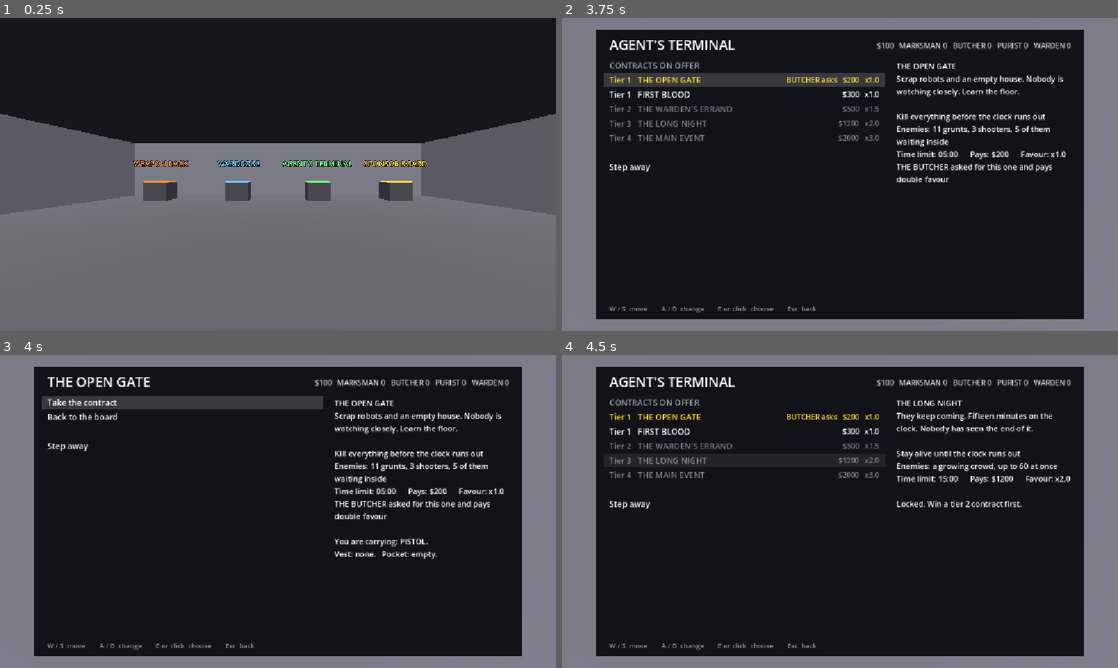
Above: before the commit, frames 1-4 (two rows, left to right).
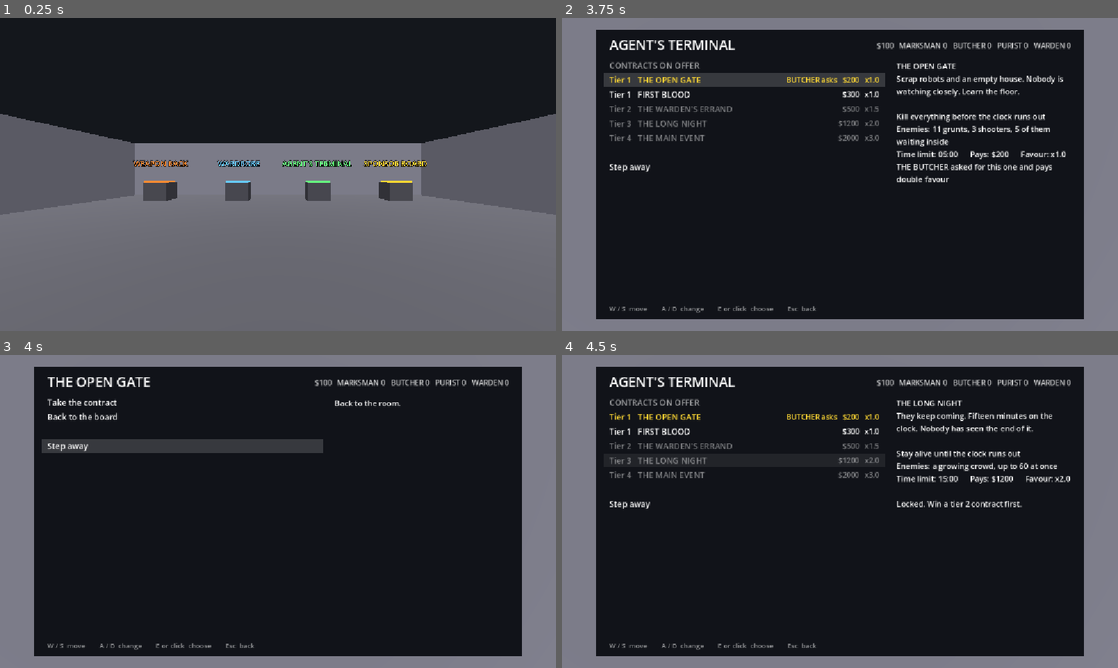
Above: after the commit, the same moments.

Repository: CaptainTiki/Arena
Game: Godot game, scene res://game/game.tscn
Two runs of this game, one before a commit and one after it. Both use one fixed random seed, a clock stepped at 60 frames per second and the inputs below.
Inputs (mouse positions are in pixels of both pictures, inside the frame that each line leads up to):
- Up to frame 1 (0.25 s): no input
- Up to frame 2 (3.75 s): tap Enter (ui_accept) at 0.5, 0.77, 1.52, 2.75, 3.02, 3.5 s; move the mouse to (867, 174) at 0.52 s; hold Space (dash) 0.53-1.28 s; hold W (move_forward) from 0.53 s (still down); click (867, 174) at 0.8 s; move the mouse to (812, 174) at 1.27 s; click (812, 174) at 1.35 s; tap Space (dash) at 1.55, 3.05 s; move the mouse to (851, 168) at 2.02 s; hold Space (dash) 2.03-2.78 s; click (851, 168) at 2.3 s; move the mouse to (834, 180) at 2.77 s; click (834, 180) at 2.85 s; move the mouse to (878, 177) at 3.52 s; hold E (interact) from 3.53 s (still down)
- Up to frame 3 (4 s): keep holding W (move_forward); keep holding E (interact); tap Enter (ui_accept) at 3.77 s; click (316, 514) at 3.8 s
- Up to frame 4 (4.5 s): tap Escape (ui_cancel) at 4.15 s; move the mouse to (673, 464) at 4.27 s; release W (move_forward) at 4.28 s; release E (interact) at 4.28 s; hold A (move_left) from 4.28 s (still down); tap T (interact_alt) at 4.35 s; click (673, 464) at 4.42 s

Frames 1-2 are identical in both runs. In frame 3, 6.9% of the frame differs, in the area x 7-91%, y 13-66%; in frame 4, nothing differs.

Commit message:
Controller support, notes for next session

Diff:
--- a/player/player.gd
+++ b/player/player.gd
@@ -48,6 +48,8 @@
 	_camera.fov = data.base_fov
 	_health = data.max_health
 	_base_mask = collision_mask
+	_intent.menu_repeat_delay = data.menu_repeat_delay
+	_intent.menu_repeat_interval = data.menu_repeat_interval
 	for child: Node in _camera.get_children():
 		if child is Weapon:
 			var weapon: Weapon = child as Weapon
@@ -88,7 +90,7 @@
 
 
 func _process(delta: float) -> void:
-	_apply_look()
+	_apply_look(delta)
 	_update_recoil(delta)
 	_update_shake(delta)
 	_update_fov(delta)
@@ -271,13 +273,18 @@
 	return _intent.is_sprinting() and _intent.get_move().y < 0.0
 
 
-func _apply_look() -> void:
-	var look: Vector2 = _intent.consume_look()
+func _apply_look(delta: float) -> void:
+	var look: Vector2 = _intent.consume_look() * data.mouse_sensitivity
+	# The mouse says how far it moved; the stick says how fast to turn.
+	var stick: Vector2 = _intent.get_look_stick()
+	stick *= pow(stick.length(), data.stick_curve - 1.0)
+	look.x += stick.x * deg_to_rad(data.stick_yaw_speed) * delta
+	look.y += stick.y * deg_to_rad(data.stick_pitch_speed) * delta
 	if look.is_zero_approx():
 		return
-	rotate_y(-look.x * data.mouse_sensitivity)
+	rotate_y(-look.x)
 	var max_pitch: float = deg_to_rad(data.max_pitch_degrees)
-	_pitch = clampf(_pitch - look.y * data.mouse_sensitivity, -max_pitch, max_pitch)
+	_pitch = clampf(_pitch - look.y, -max_pitch, max_pitch)
 
 
 func _update_recoil(delta: float) -> void:
--- a/player/player_data.gd
+++ b/player/player_data.gd
@@ -24,6 +24,16 @@
 ## Radians of rotation per pixel of mouse travel.
 @export var mouse_sensitivity: float = 0.0022
 @export_range(0.0, 89.0) var max_pitch_degrees: float = 89.0
+## Degrees a second the view turns with the look stick pushed right over.
+@export var stick_yaw_speed: float = 220.0
+@export var stick_pitch_speed: float = 150.0
+## Bends the stick's response: 1.0 is straight, higher is finer near the middle.
+@export var stick_curve: float = 2.0
+
+@export_group("Menus")
+## Holding a direction in a menu starts repeating after this long, then steps this often.
+@export var menu_repeat_delay: float = 0.4
+@export var menu_repeat_interval: float = 0.12
 
 @export_group("Camera")
 @export var base_fov: float = 90.0
--- a/player/player_intent.gd
+++ b/player/player_intent.gd
@@ -1,6 +1,7 @@
 class_name PlayerIntent
 extends Node
 ## The only place input is read. Everything else asks this node what the player wants.
+## Keyboard, mouse and controller all arrive as the same intents.
 
 var _look_accum: Vector2 = Vector2.ZERO
 var _dash_queued: bool = false
@@ -16,7 +17,13 @@
 
 var _accept_queued: bool = false
 var _menu_move: Vector2i = Vector2i.ZERO
-
+## The direction held in a menu, and how long until it steps again.
+var _menu_held: Vector2i = Vector2i.ZERO
+var _menu_repeat_left: float = 0.0
+
+## Set by the owner, from its data.
+var menu_repeat_delay: float = 0.4
+var menu_repeat_interval: float = 0.12
 ## Off where Escape closes a panel instead of letting go of the mouse.
 var release_mouse_on_cancel: bool = true
 ## On while a menu is up. The mouse is let go to click with, and the movement keys move through the menu.
@@ -24,19 +31,33 @@
 	set(value):
 		menu_mode = value
 		Input.mouse_mode = Input.MOUSE_MODE_VISIBLE if value else Input.MOUSE_MODE_CAPTURED
+		# Whatever is held as the menu opens is not a step through it.
+		_menu_held = _get_menu_held()
+		_menu_repeat_left = menu_repeat_delay
 
 
 func _ready() -> void:
 	Input.mouse_mode = Input.MOUSE_MODE_CAPTURED
 
 
+func _process(delta: float) -> void:
+	if menu_mode:
+		_tick_menu_move(delta)
+	elif is_active() and Input.is_action_just_pressed(&"fire_trigger"):
+		_fire_queued = true
+
+
 func _unhandled_input(event: InputEvent) -> void:
+	# Sticks and triggers send a stream of values, not presses. They are asked about each frame instead.
+	if event is InputEventJoypadMotion:
+		return
 	if menu_mode:
 		_read_menu(event)
 		return
 	if event.is_action_pressed(&"ui_cancel"):
 		_cancel_queued = true
-		if release_mouse_on_cancel:
+		# Only the keyboard lets go of the mouse; on a controller the same button is the dash.
+		if release_mouse_on_cancel and event is InputEventKey:
 			Input.mouse_mode = Input.MOUSE_MODE_VISIBLE
 		return
 	if event.is_action_pressed(&"debug_hud"):
@@ -72,20 +93,28 @@
 		_use_item_queued = true
 
 
-## Held keys repeat, so holding a direction walks down a long list.
 func _read_menu(event: InputEvent) -> void:
 	if event.is_action_pressed(&"ui_cancel"):
 		_cancel_queued = true
 	elif event.is_action_pressed(&"interact") or event.is_action_pressed(&"ui_accept"):
 		_accept_queued = true
-	elif event.is_action_pressed(&"move_forward", true):
-		_menu_move.y -= 1
-	elif event.is_action_pressed(&"move_back", true):
-		_menu_move.y += 1
-	elif event.is_action_pressed(&"move_left", true):
-		_menu_move.x -= 1
-	elif event.is_action_pressed(&"move_right", true):
-		_menu_move.x += 1
+
+
+## Movement keys, arrow keys, the stick and the d-pad all step through a menu.
+## A direction held steps once, waits, then repeats, so holding it walks down a long list.
+func _tick_menu_move(delta: float) -> void:
+	var held: Vector2i = _get_menu_held()
+	if held != _menu_held:
+		_menu_held = held
+		_menu_repeat_left = menu_repeat_delay
+		_menu_move += held
+		return
+	if held == Vector2i.ZERO:
+		return
+	_menu_repeat_left -= delta
+	if _menu_repeat_left <= 0.0:
+		_menu_repeat_left = menu_repeat_interval
+		_menu_move += held
 
 
 ## False while the mouse is released; all intents read as idle.
@@ -104,6 +133,27 @@
 	return is_active() and Input.is_action_pressed(&"sprint")
 
 
+func _get_menu_held() -> Vector2i:
+	var held: Vector2i = Vector2i.ZERO
+	if Input.is_action_pressed(&"move_forward") or Input.is_action_pressed(&"ui_up"):
+		held.y -= 1
+	if Input.is_action_pressed(&"move_back") or Input.is_action_pressed(&"ui_down"):
+		held.y += 1
+	if Input.is_action_pressed(&"move_left") or Input.is_action_pressed(&"ui_left"):
+		held.x -= 1
+	if Input.is_action_pressed(&"move_right") or Input.is_action_pressed(&"ui_right"):
+		held.x += 1
+	return held
+
+
+## The look stick, each axis -1.0 to 1.0, right and down positive.
+func get_look_stick() -> Vector2:
+	if not is_active():
+		return Vector2.ZERO
+	return Input.get_vector(&"look_left", &"look_right", &"look_up", &"look_down")
+
+
+## Mouse travel in pixels since last asked.
 func consume_look() -> Vector2:
 	var look: Vector2 = _look_accum
 	_look_accum = Vector2.ZERO
--- a/project.godot
+++ b/project.godot
@@ -26,31 +26,38 @@
 move_forward={
 "deadzone": 0.2,
 "events": [Object(InputEventKey,"resource_local_to_scene":false,"resource_name":"","device":-1,"window_id":0,"alt_press …(192 unchanged characters)…
+, Object(InputEventJoypadMotion,"resource_local_to_scene":false,"resource_name":"","device":-1,"axis":1,"axis_value":-1.0,"script":null)
 ]
 }
 move_back={
 "deadzone": 0.2,
 "events": [Object(InputEventKey,"resource_local_to_scene":false,"resource_name":"","device":-1,"window_id":0,"alt_press …(192 unchanged characters)…
+, Object(InputEventJoypadMotion,"resource_local_to_scene":false,"resource_name":"","device":-1,"axis":1,"axis_value":1.0,"script":null)
 ]
 }
 move_left={
 "deadzone": 0.2,
 "events": [Object(InputEventKey,"resource_local_to_scene":false,"resource_name":"","device":-1,"window_id":0,"alt_press …(191 unchanged characters)…
+, Object(InputEventJoypadMotion,"resource_local_to_scene":false,"resource_name":"","device":-1,"axis":0,"axis_value":-1.0,"script":null)
 ]
 }
 move_right={
 "deadzone": 0.2,
 "events": [Object(InputEventKey,"resource_local_to_scene":false,"resource_name":"","device":-1,"window_id":0,"alt_press …(192 unchanged characters)…
+, Object(InputEventJoypadMotion,"resource_local_to_scene":false,"resource_name":"","device":-1,"axis":0,"axis_value":1.0,"script":null)
 ]
 }
 sprint={
 "deadzone": 0.2,
 "events": [Object(InputEventKey,"resource_local_to_scene":false,"resource_name":"","device":-1,"window_id":0,"alt_press …(195 unchanged characters)…
+, Object(InputEventJoypadButton,"resource_local_to_scene":false,"resource_name":"","device":-1,"button_index":7,"pressure":0.0,"pressed":true,"script":null)
 ]
 }
 dash={
 "deadzone": 0.2,
 "events": [Object(InputEventKey,"resource_local_to_scene":false,"resource_name":"","device":-1,"window_id":0,"alt_press …(191 unchanged characters)…
+, Object(InputEventJoypadButton,"resource_local_to_scene":false,"resource_name":"","device":-1,"button_index":1,"pressure":0.0,"pressed":true,"script":null)
+, Object(InputEventJoypadButton,"resource_local_to_scene":false,"resource_name":"","device":-1,"button_index":9,"pressure":0.0,"pressed":true,"script":null)
 ]
 }
 fire={
@@ -61,16 +68,19 @@
 reload={
 "deadzone": 0.2,
 "events": [Object(InputEventKey,"resource_local_to_scene":false,"resource_name":"","device":-1,"window_id":0,"alt_press …(192 unchanged characters)…
+, Object(InputEventJoypadButton,"resource_local_to_scene":false,"resource_name":"","device":-1,"button_index":2,"pressure":0.0,"pressed":true,"script":null)
 ]
 }
 weapon_1={
 "deadzone": 0.2,
 "events": [Object(InputEventKey,"resource_local_to_scene":false,"resource_name":"","device":-1,"window_id":0,"alt_press …(191 unchanged characters)…
+, Object(InputEventJoypadButton,"resource_local_to_scene":false,"resource_name":"","device":-1,"button_index":13,"pressure":0.0,"pressed":true,"script":null)
 ]
 }
 weapon_2={
 "deadzone": 0.2,
 "events": [Object(InputEventKey,"resource_local_to_scene":false,"resource_name":"","device":-1,"window_id":0,"alt_press …(191 unchanged characters)…
+, Object(InputEventJoypadButton,"resource_local_to_scene":false,"resource_name":"","device":-1,"button_index":14,"pressure":0.0,"pressed":true,"script":null)
 ]
 }
 weapon_3={
@@ -81,21 +91,50 @@
 interact={
 "deadzone": 0.2,
 "events": [Object(InputEventKey,"resource_local_to_scene":false,"resource_name":"","device":-1,"window_id":0,"alt_press …(192 unchanged characters)…
+, Object(InputEventJoypadButton,"resource_local_to_scene":false,"resource_name":"","device":-1,"button_index":0,"pressure":0.0,"pressed":true,"script":null)
 ]
 }
 interact_alt={
 "deadzone": 0.2,
 "events": [Object(InputEventKey,"resource_local_to_scene":false,"resource_name":"","device":-1,"window_id":0,"alt_press …(192 unchanged characters)…
+, Object(InputEventJoypadButton,"resource_local_to_scene":false,"resource_name":"","device":-1,"button_index":3,"pressure":0.0,"pressed":true,"script":null)
 ]
 }
 use_item={
 "deadzone": 0.2,
 "events": [Object(InputEventKey,"resource_local_to_scene":false,"resource_name":"","device":-1,"window_id":0,"alt_press …(192 unchanged characters)…
+, Object(InputEventJoypadButton,"resource_local_to_scene":false,"resource_name":"","device":-1,"button_index":11,"pressure":0.0,"pressed":true,"script":null)
+]
+}
+look_left={
+"deadzone": 0.15,
+"events": [Object(InputEventJoypadMotion,"resource_local_to_scene":false,"resource_name":"","device":-1,"axis":2,"axis_value":-1.0,"script":null)
+]
+}
+look_right={
+"deadzone": 0.15,
+"events": [Object(InputEventJoypadMotion,"resource_local_to_scene":false,"resource_name":"","device":-1,"axis":2,"axis_value":1.0,"script":null)
+]
+}
+look_up={
+"deadzone": 0.15,
+"events": [Object(InputEventJoypadMotion,"resource_local_to_scene":false,"resource_name":"","device":-1,"axis":3,"axis_value":-1.0,"script":null)
+]
+}
+look_down={
+"deadzone": 0.15,
+"events": [Object(InputEventJoypadMotion,"resource_local_to_scene":false,"resource_name":"","device":-1,"axis":3,"axis_value":1.0,"script":null)
+]
+}
+fire_trigger={
+"deadzone": 0.5,
+"events": [Object(InputEventJoypadMotion,"resource_local_to_scene":false,"resource_name":"","device":-1,"axis":5,"axis_value":1.0,"script":null)
 ]
 }
 debug_hud={
 "deadzone": 0.2,
 "events": [Object(InputEventKey,"resource_local_to_scene":false,"resource_name":"","device":-1,"window_id":0,"alt_press …(191 unchanged characters)…
+, Object(InputEventJoypadButton,"resource_local_to_scene":false,"resource_name":"","device":-1,"button_index":4,"pressure":0.0,"pressed":true,"script":null)
 ]
 }
 weapon_next={
@@ -103,6 +142,7 @@
 "events": [Object(InputEventKey,"resource_local_to_scene":false,"resource_name":"","device":-1,"window_id":0,"alt_press …(192 unchanged characters)…
 , Object(InputEventMouseButton,"resource_local_to_scene":false,"resource_name":"","device":-1,"window_id":0,"alt_presse …(243 unchanged characters)…
 , Object(InputEventMouseButton,"resource_local_to_scene":false,"resource_name":"","device":-1,"window_id":0,"alt_presse …(243 unchanged characters)…
+, Object(InputEventJoypadButton,"resource_local_to_scene":false,"resource_name":"","device":-1,"button_index":10,"pressure":0.0,"pressed":true,"script":null)
 ]
 }
 
Not shown, changed: CLAUDE.md
Not shown, changed: docs/playtest-notes.md
